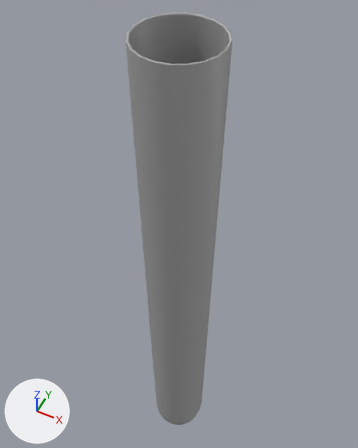
A saved change to the FBX model Reaction Lab/Assets/Models/testTube4ml.fbx.
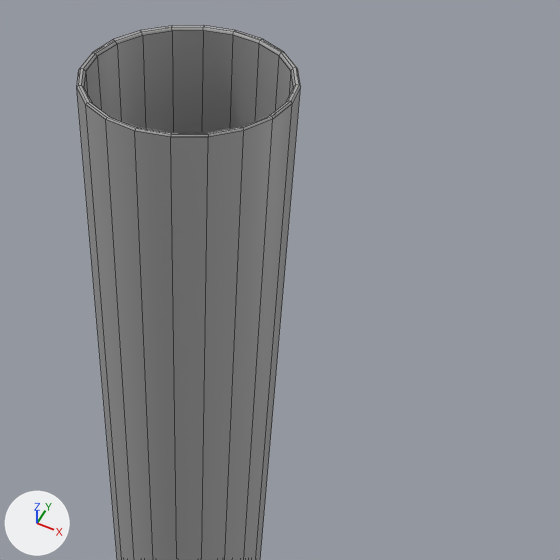
Old and new are each drawn whole from a 50 mm lens placed at (0.0232, -0.0464, 0.1318), pointed at (-0.0048, 0.0095, 0.0619) and again close up on the part from 25% to 100% of the width and 0% to 60% of the height. Lighting does not change. The marker at lower left points along +X, +Y and +Z. The close-ups show mesh edges as thin lines. Where no turn or scale is listed for an object, it has been applied to the vertices.

Names of what the first close-up shows: 'testTube4ml'.
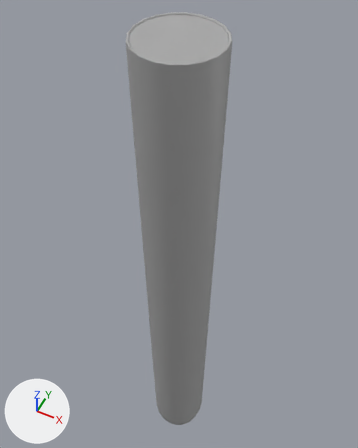
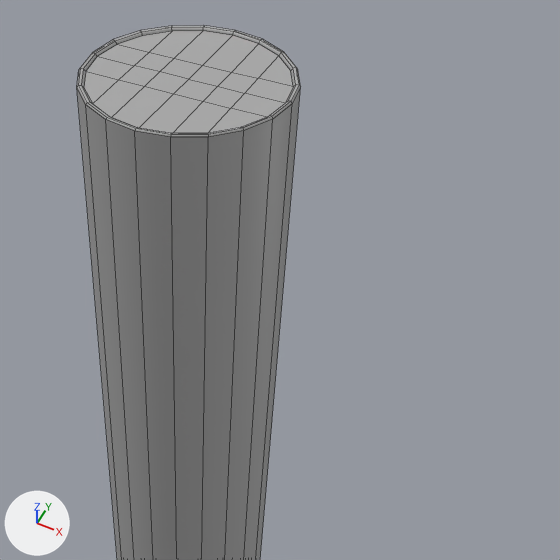
What differs and where, as boxes [x1, y1, x2, y2] in the close-ups (560 x 560 px):
'testTube4mlLiquid', added: after [84, 31, 293, 133]

What the commit changed:
Mesh me_mesh_001 is new.
It has 110 vertices, 108 faces and spans x -0.0055..0.0055, y -0.0055..0.0055, z 0.0004..0.1046.
It uses material mat_standardsurface1 (grey #aaaaaa).
Object 'testTube4mlLiquid' (ob_testtube4mlliquid) is new; it shows me_mesh_001.
Its location is (0.0, 0.0, 0.0).
